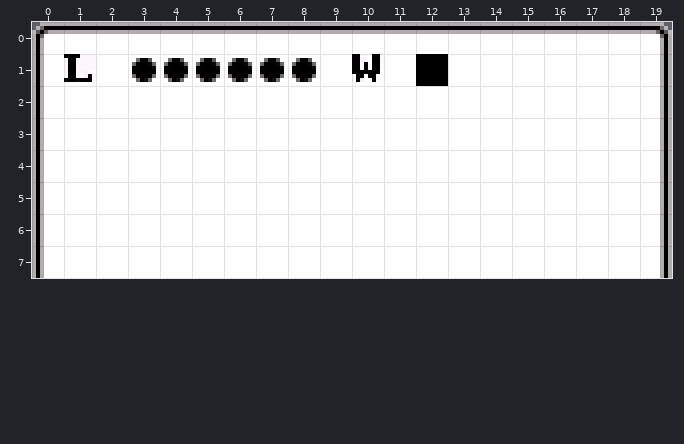
One commit to this Tiled map: res/game_ui.tmx. Above: the version before the commit.
Cells are 8x8 px. Shown: x 0..19, y 0..7.
After:
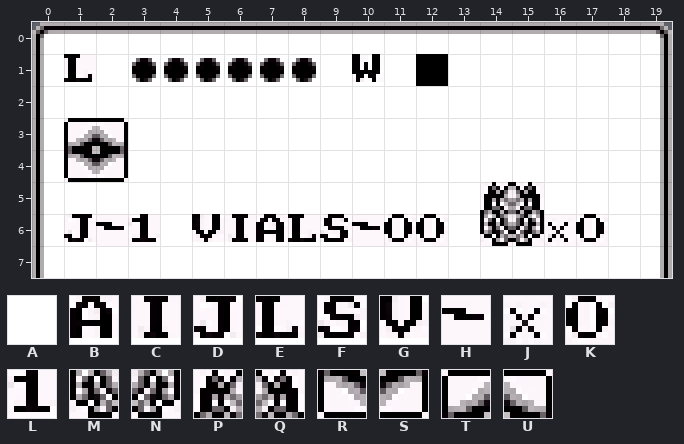
Key: from "game_ui_tileset": A 3, B 6 "character_a", C 14 "character_i", D 15 "character_j", E 17 "character_l", F 24 "character_s", G 27 "character_v", H 36, J 37, K 38 "numeral", L 39 "numeral", M 60, N 60 flipped left-right, P 61, Q 61 flipped left-right, R 62, S 62 flipped left-right, T 62 flipped up-down, U 62 turned 180.
_ is an empty cell, . an unchanged one.
The edit:
--- layer "Background"
@@ x 1..17 @@
-3 AA...............
-4 AA...............
-5 .............AA..
-6 AAA.AAAAAAAA.AAAA
+3 TU...............
+4 RS...............
+5 .............PQ..
+6 DHL.GCBEFHKK.MNJK
